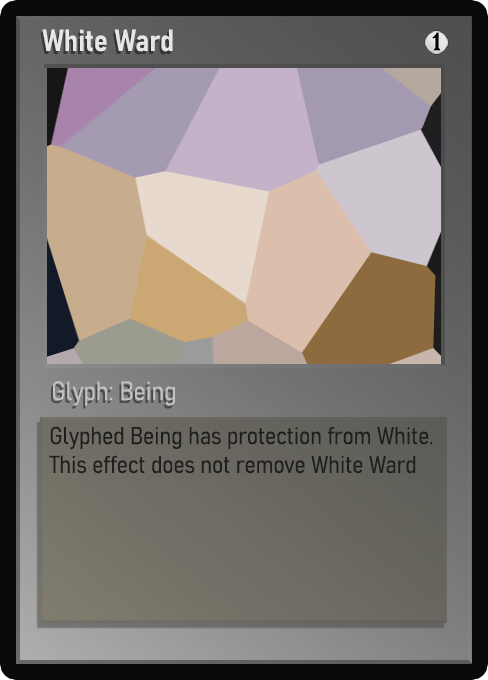
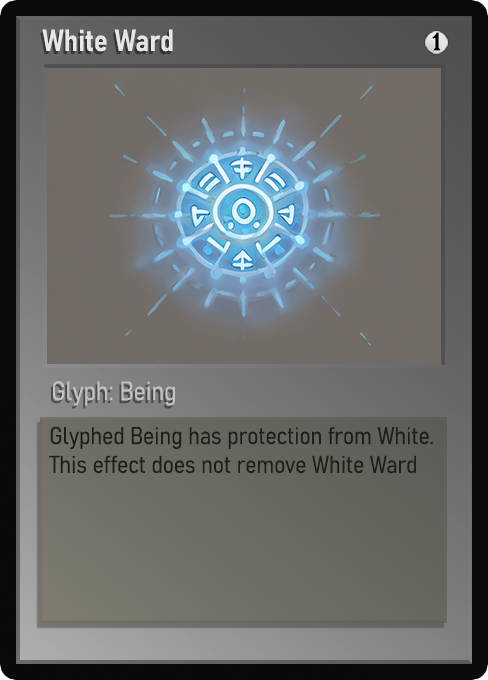
Layers edited between the first and the second 488x680 image:
painted on "Name" over box(87, 35, 169, 52)
painted on "Class" over box(53, 381, 175, 406)
painted on "Desc_norm" over box(52, 427, 433, 474)
painted on "Artwork" over box(47, 68, 441, 364)
